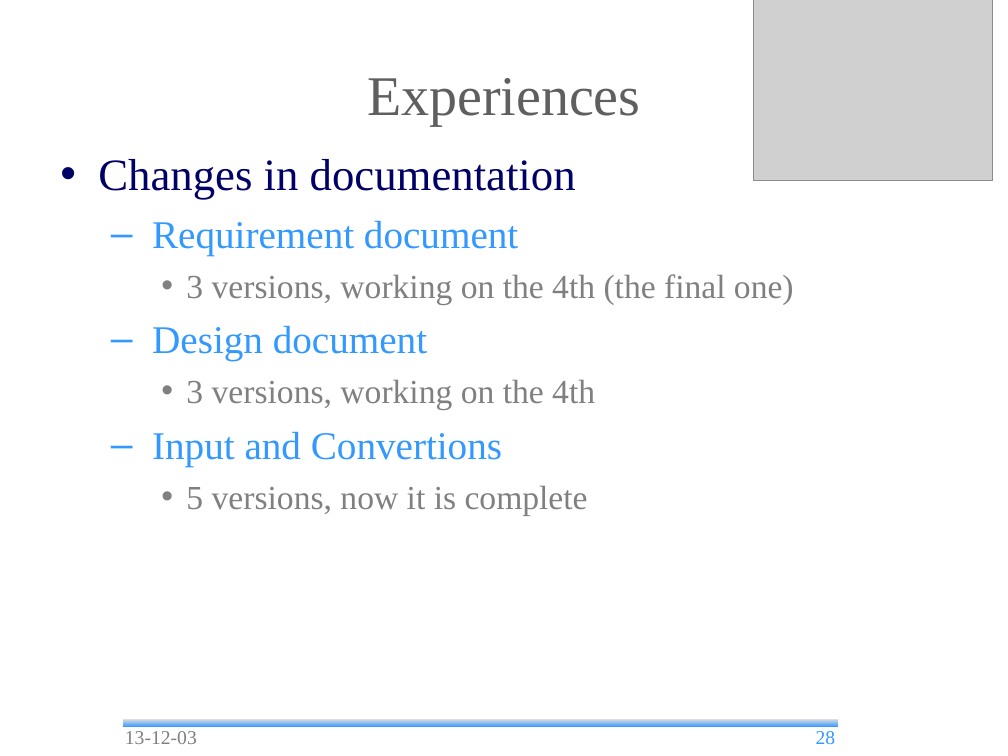
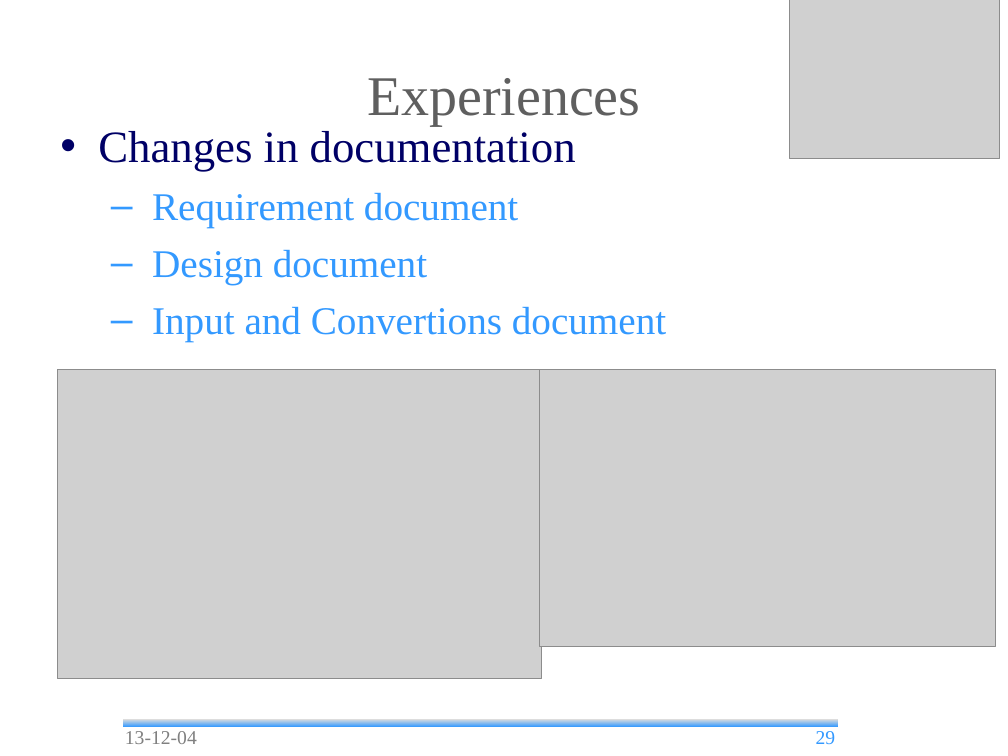
Before and after one commit to andrea-bottoli/DSD, a slide deck: slide 29 of Documentation/Presentations/Status_Report_2.odp (slide 28 before the commit). Drawn at 1008x756 pixels with LibreOffice and Linux fonts; fonts in the diff are those of the drawing; grey boxes stand for pictures; background and template pictures are left out. Boxes give left, top, right and bottom in pixels: in the first picture for what was removed or moved away, otherwise in the second. Text is boxed around its words. In the diff, an @@ line names an element or a change of style, - is before the commit and + after.

```diff
--- a/Documentation/Presentations/Status_Report_2.odp
+++ b/Documentation/Presentations/Status_Report_2.odp
@@ picture: place and size @@
-picture at [754,0,992,180]
+picture at [789,0,999,158]
@@ text "Changes in documentation": place and size @@
-text "Changes in documentation" at [98,159,794,515]
+text "Changes in documentation" at [98,131,666,341]
@@ text at [186,274,794,304]: paragraph removed @@
-    • 3 versions, working on the 4th (the final one)
@@ text at [152,306,666,341]: text changed; size 24 to 28 pt; text colour #808080 to #3399FF @@
-    • 3 versions, working on the 4th
-  – Input and Convertions
-    • 5 versions, now it is complete
+  – Input and Convertions document
@@ picture added at [57,369,542,678] @@
@@ picture added at [539,369,995,647] @@
@@ text at [125,731,197,744]: text changed @@
-13-12-03
+13-12-04
@@ page number at [816,731,836,744]: text changed @@
-28
+29
```
Also in this commit, not shown: 20 other slides changed, 11 slides added, 14 slides removed, 1 other file.
